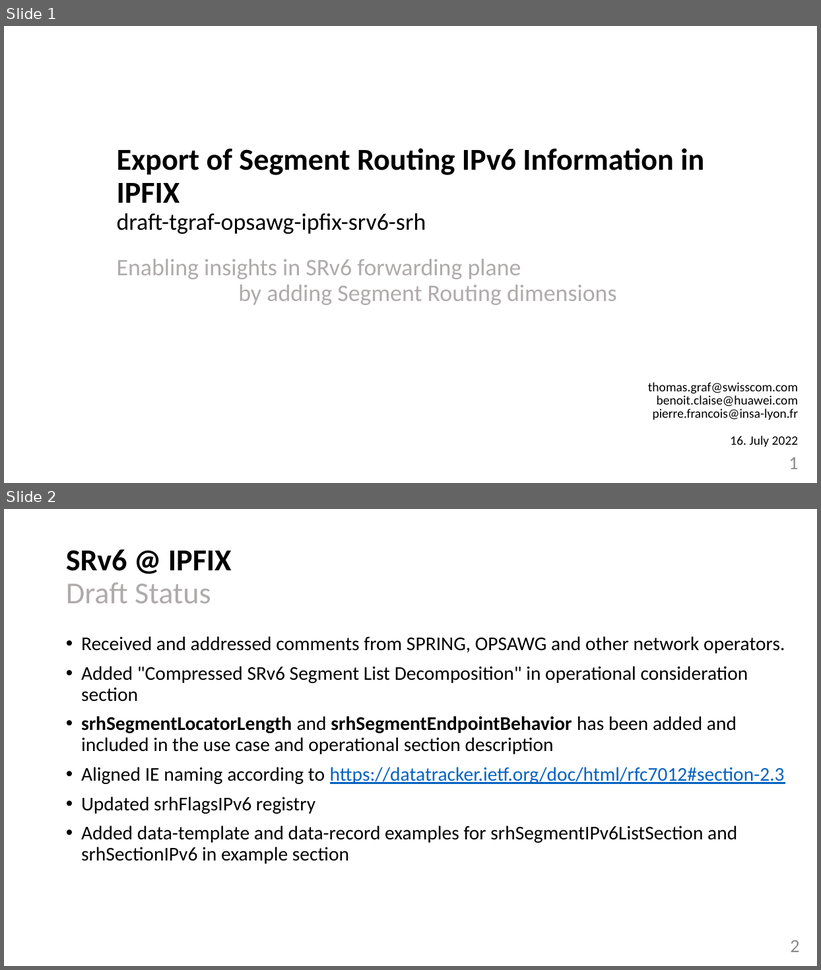
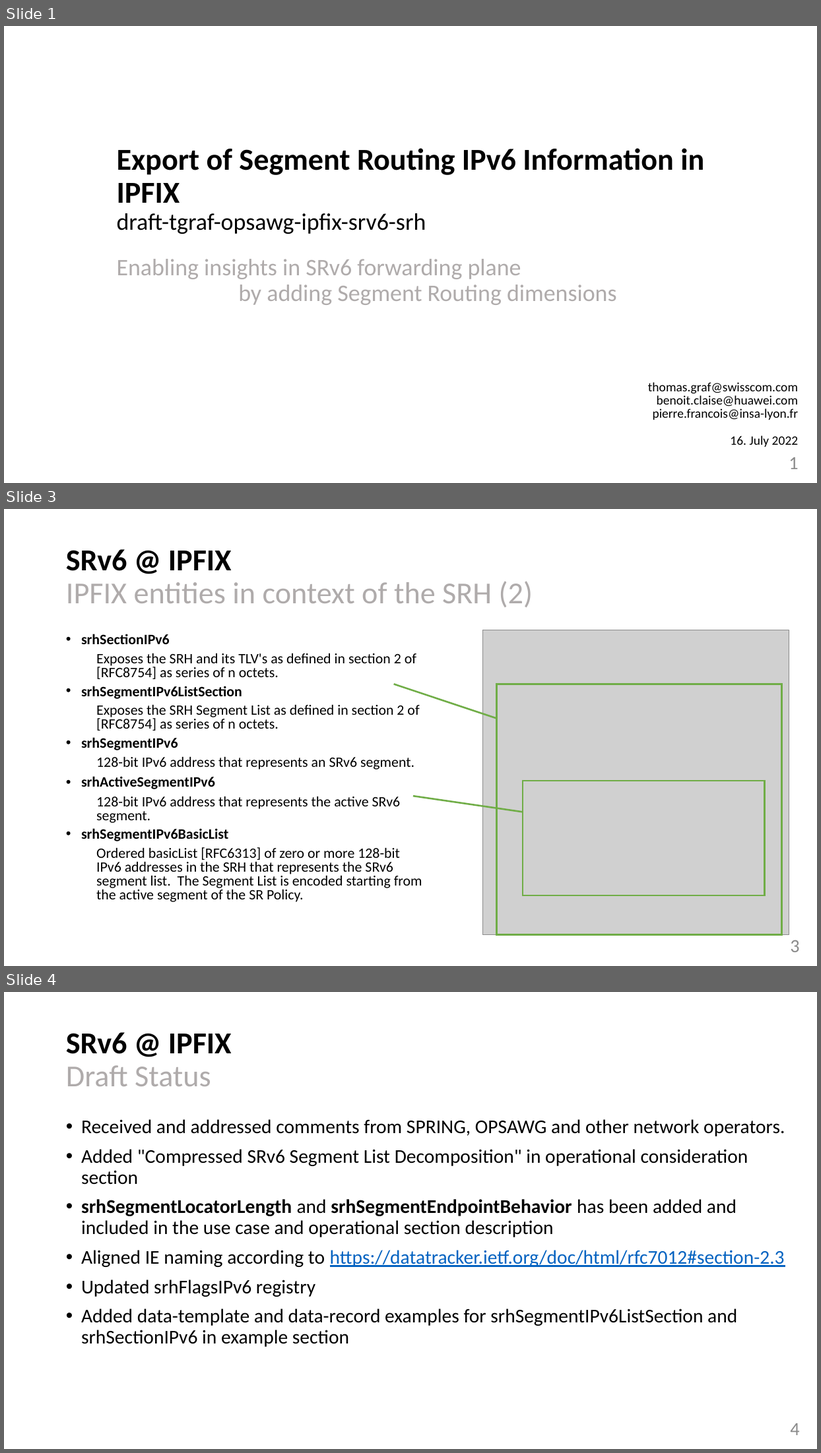
Before and after one commit to network-analytics/RFC9487, a slide deck: draft-tgraf-opsawg-ipfix-srv6-srh-04.pptx. Shown one above the other, each under a label of ours: slides 1 and 2 before the commit, slides 1, 3 and 4 after it; the slides between them are not shown. The pictures are 821x970 and 821x1453 pixels, drawn with LibreOffice and Linux fonts; fonts in the diff are those of the drawing; grey boxes stand for pictures. Boxes give left, top, right and bottom in pixels: in the first picture for what was removed or moved away, otherwise in the second. Text is boxed around its words. In the diff, an @@ line names an element or a change of style, - is before the commit and + after.

```diff
--- a/draft-tgraf-opsawg-ipfix-srv6-srh-04.pptx
+++ b/draft-tgraf-opsawg-ipfix-srv6-srh-04.pptx
@@ slide 3 added at (4, 509, 817, 966), background #FFFFFF @@
@@ title added at (66, 549, 533, 607), 36 pt, text #AFABAB @@
+SRv6 @ IPFIX
+IPFIX entities in context of the SRH (2)
@@ text added at (81, 634, 422, 902), 17 pt, text #000000 @@
+  • srhSectionIPv6
+  Exposes the SRH and its TLV's as defined in section 2 of [RFC8754] as series of n octets.
+• srhSegmentIPv6ListSection
+  Exposes the SRH Segment List as defined in section 2 of [RFC8754] as series of n octets.
+• srhSegmentIPv6
+  128-bit IPv6 address that represents an SRv6 segment.
+• srhActiveSegmentIPv6
+  128-bit IPv6 address that represents the active SRv6 segment.
+  • srhSegmentIPv6BasicList
+  Ordered basicList [RFC6313] of zero or more 128-bit IPv6 addresses in the SRH that represents the SRv6 segment list. The Segment List is encoded starting from the active segment of the SR Policy.
@@ picture added at (483, 630, 789, 935) @@
@@ line added from (394, 684) to (497, 719), #70AD47 2 pt @@
@@ rectangle added at (497, 684, 781, 935), outline #70AD47 2 pt @@
@@ rectangle added at (523, 781, 765, 896), outline #70AD47 2 pt @@
@@ line added from (413, 796) to (523, 812), #70AD47 2 pt @@
@@ page number added at (790, 941, 799, 953), 22 pt, text #8C8C8C @@
+3
@@ what was slide 2 is now slide 4 @@
@@ page number at (790, 1424, 799, 1436): text changed @@
-2
+4
```
Also in this commit, not shown: 1 slide changed, 1 other slide added, 1 other file.
